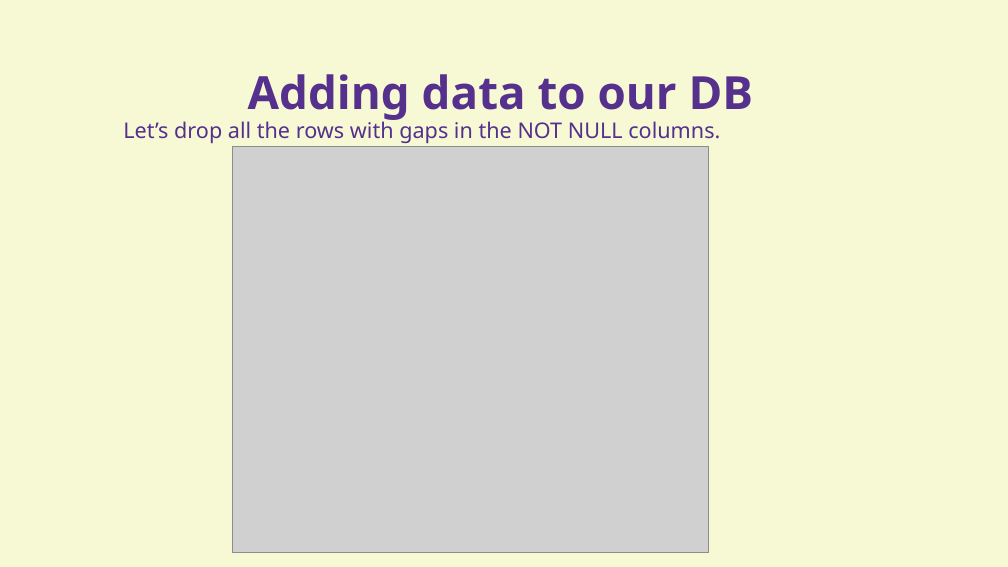
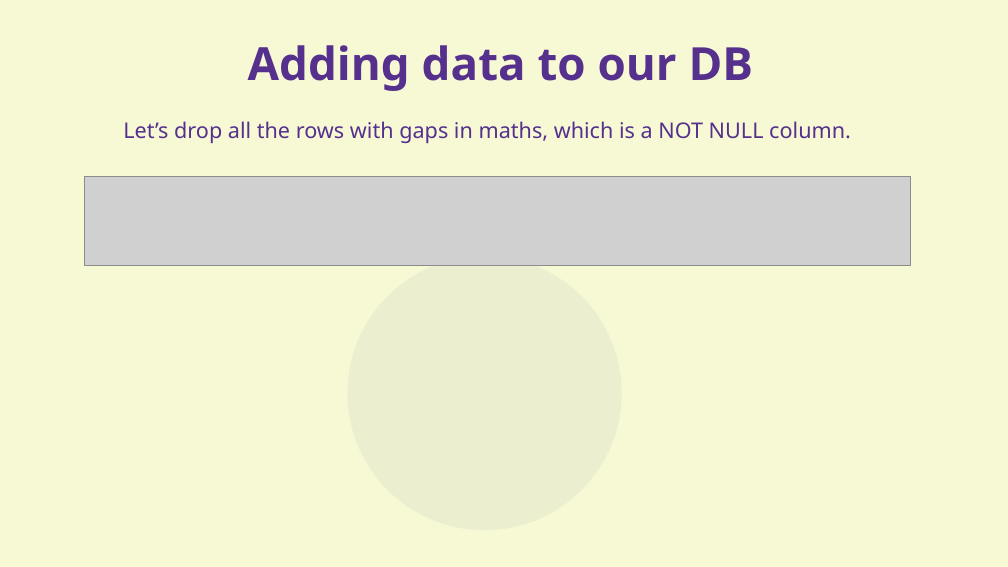
Before and after one commit to aram-de/aas_workshop_pub, a slide deck: slide 46 of presentation_KhanRev.odp (slide 51 before the commit). Drawn at 1008x567 pixels with LibreOffice and Linux fonts; fonts in the diff are those of the drawing; grey boxes stand for pictures. Boxes give left, top, right and bottom in pixels: in the first picture for what was removed or moved away, otherwise in the second. Text is boxed around its words. In the diff, an @@ line names an element or a change of style, - is before the commit and + after.

```diff
--- a/presentation_KhanRev.odp
+++ b/presentation_KhanRev.odp
@@ title "Adding data to our DB": place and size @@
-title "Adding data to our DB" at bbox=[248, 74, 754, 120]
+title "Adding data to our DB" at bbox=[248, 45, 754, 91]
@@ text at bbox=[123, 121, 851, 143]: text changed @@
-Let’s drop all the rows with gaps in the NOT NULL columns.
+Let’s drop all the rows with gaps in maths, which is a NOT NULL column.
@@ picture: place and size @@
-picture at bbox=[232, 146, 709, 552]
+picture at bbox=[85, 177, 911, 265]
@@ ellipse added at bbox=[348, 256, 622, 531], fill #8D99AE at 10% opacity @@
```
Also in this commit, not shown: 26 other slides changed, 2 slides added, 5 slides removed, 2 other files.
